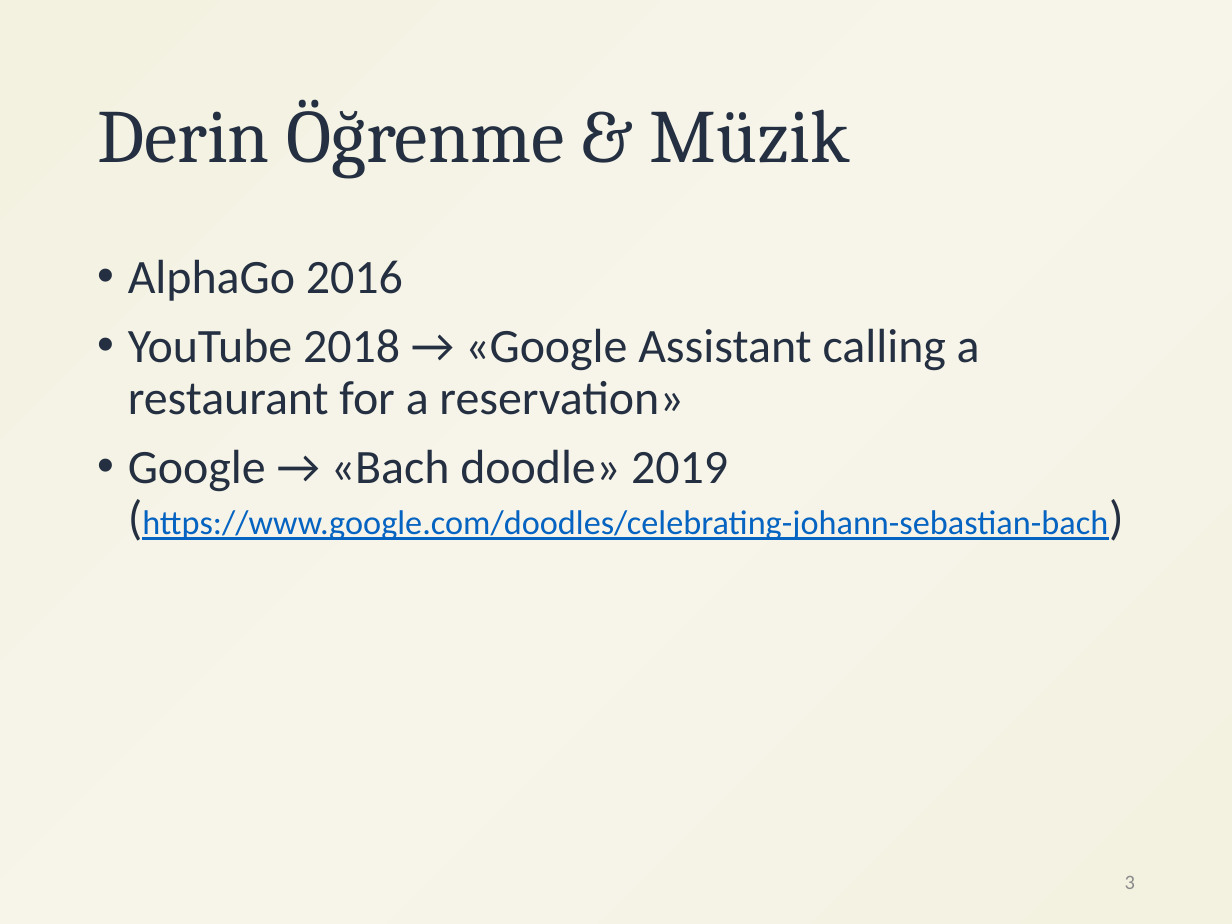
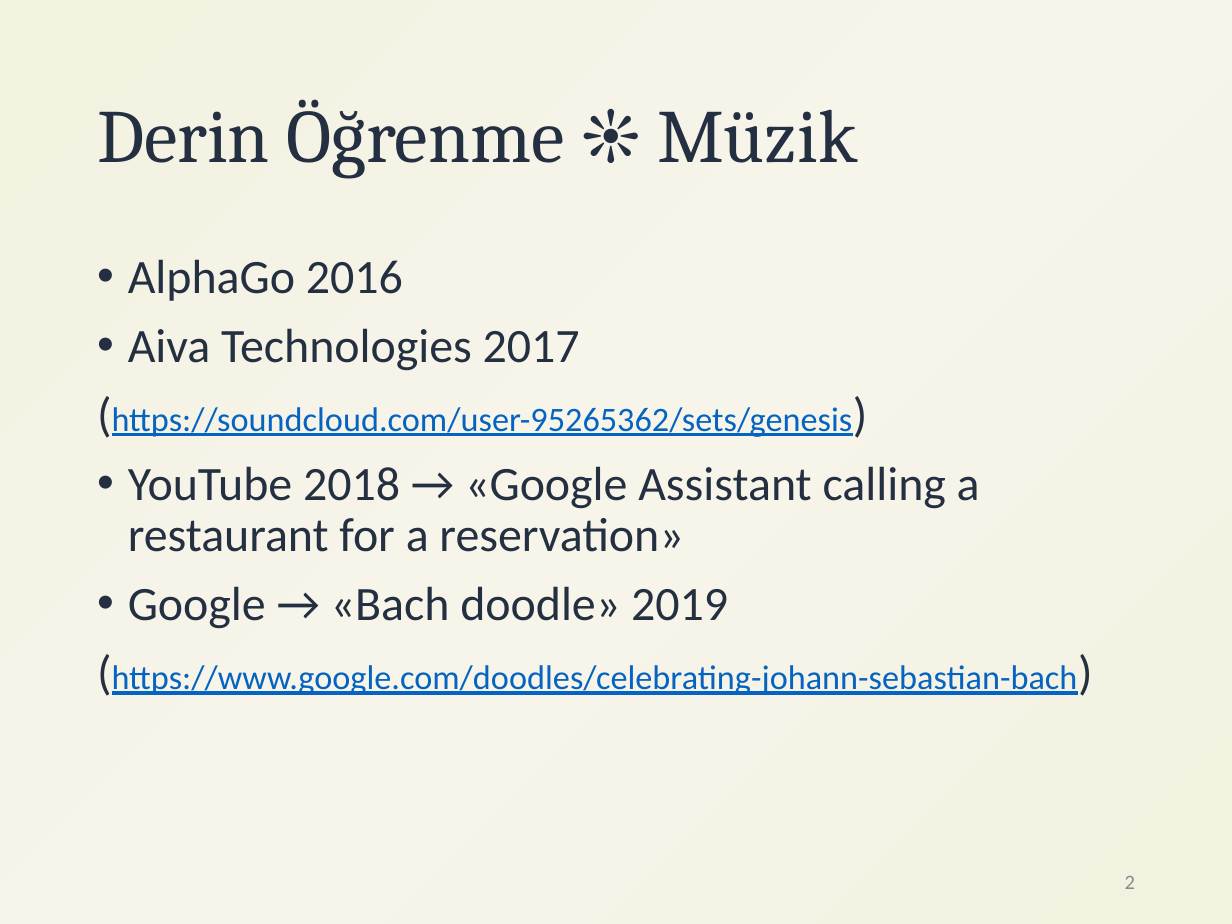
Before and after one commit to ihpar/katip, a slide deck: slide 2 of assets/DL_GUI.pptx (slide 3 before the commit). Drawn at 1232x924 pixels with LibreOffice and Linux fonts; fonts in the diff are those of the drawing. Boxes give left, top, right and bottom in pixels: in the first picture for what was removed or moved away, otherwise in the second. Text is boxed around its words. In the diff, an @@ line names an element or a change of style, - is before the commit and + after.

```diff
--- a/assets/DL_GUI.pptx
+++ b/assets/DL_GUI.pptx
@@ title at (x1=97, y1=99, x2=858, y2=179): text changed @@
-Derin Öğrenme & Müzik
+Derin Öğrenme ❊ Müzik
@@ text at (x1=112, y1=328, x2=853, y2=437): paragraphs added @@
+• Aiva Technologies 2017
+(https://soundcloud.com/user-95265362/sets/genesis)
@@ text at (x1=112, y1=586, x2=1078, y2=695): text changed @@
-• Google → «Bach doodle» 2019 (https://www.google.com/doodles/celebrating-johann-sebastian-bach)
+• Google → «Bach doodle» 2019
+(https://www.google.com/doodles/celebrating-johann-sebastian-bach)
@@ page number at (x1=1125, y1=876, x2=1135, y2=889): text changed @@
-3
+2
```
Also in this commit, not shown: 1 other slide changed, 1 slide removed, 4 other files.
